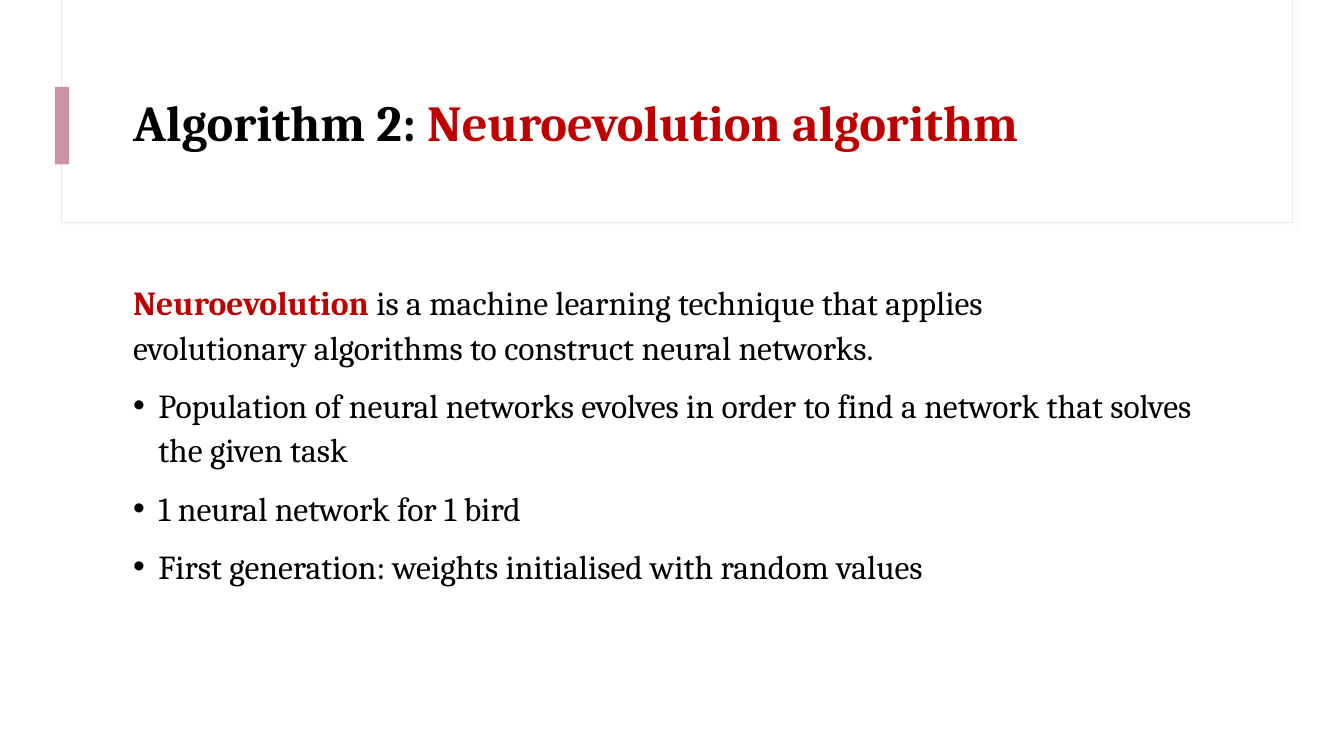
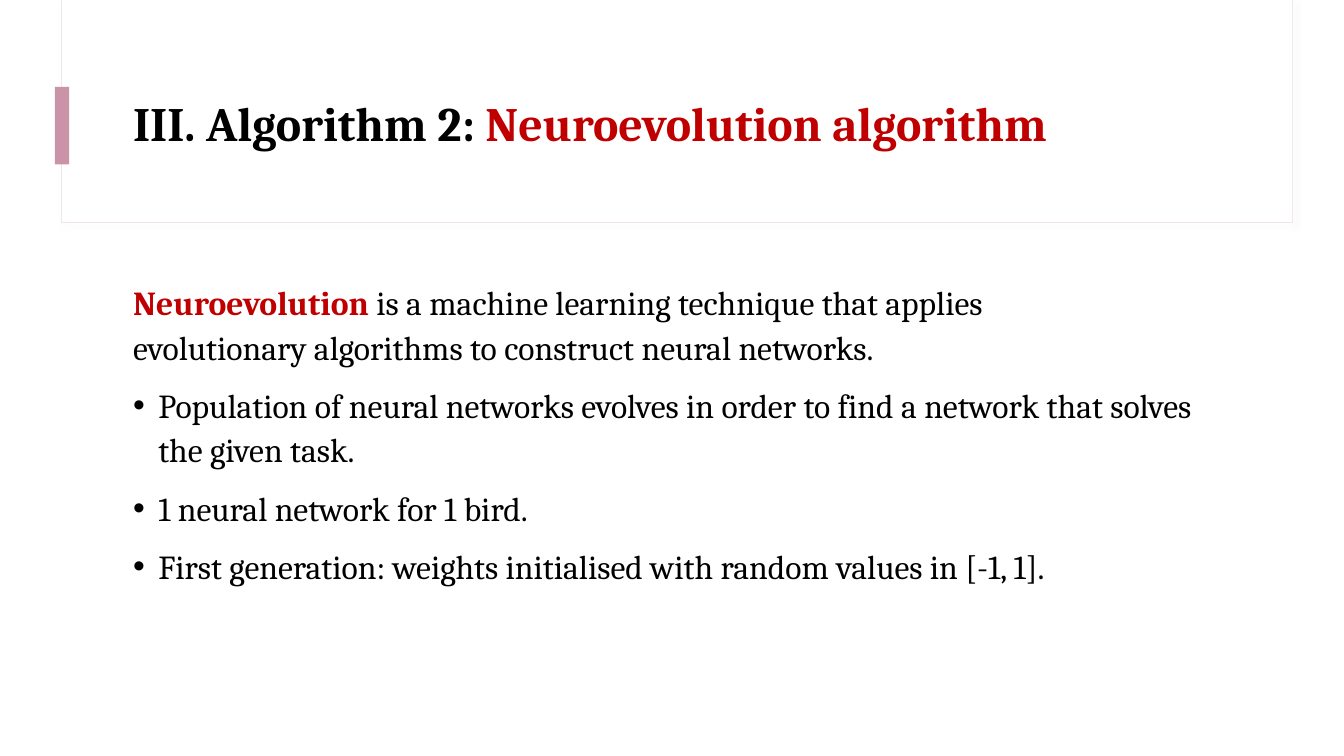
Before and after one commit to lucabonengel/FlappyProject, a slide deck: slide 14 of slides.pptx (slide 6 before the commit). Drawn at 1344x756 pixels with LibreOffice and Linux fonts; fonts in the diff are those of the drawing. Boxes give left, top, right and bottom in pixels: in the first picture for what was removed or moved away, otherwise in the second. Text is boxed around its words. In the diff, an @@ line names an element or a change of style, - is before the commit and + after.

```diff
--- a/slides.pptx
+++ b/slides.pptx
@@ title at (x1=133, y1=107, x2=1047, y2=151): text changed; size 36 to 34.2 pt @@
-Algorithm 2: Neuroevolution algorithm
+III. Algorithm 2: Neuroevolution algorithm
@@ text at (x1=158, y1=394, x2=1191, y2=587): text changed @@
-• Population of neural networks evolves in order to find a network that solves the given task
-• 1 neural network for 1 bird
-• First generation: weights initialised with random values
+• Population of neural networks evolves in order to find a network that solves the given task.
+• 1 neural network for 1 bird.
+• First generation: weights initialised with random values in [-1, 1].
```
Also in this commit, not shown: 10 other slides changed, 11 slides added, 5 other files.
